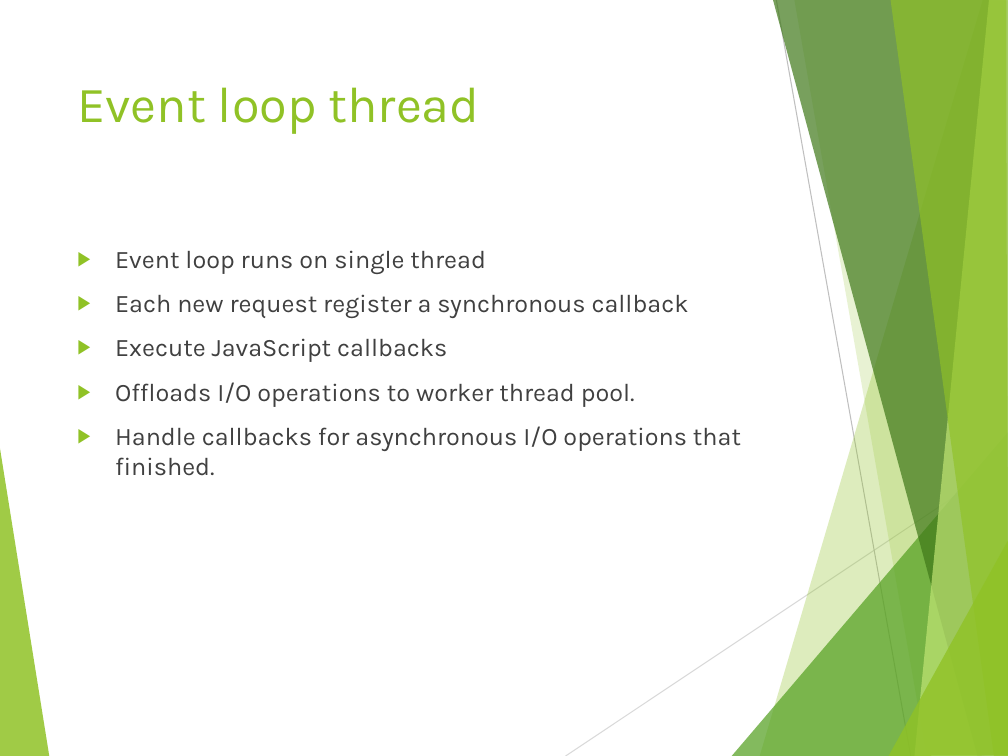
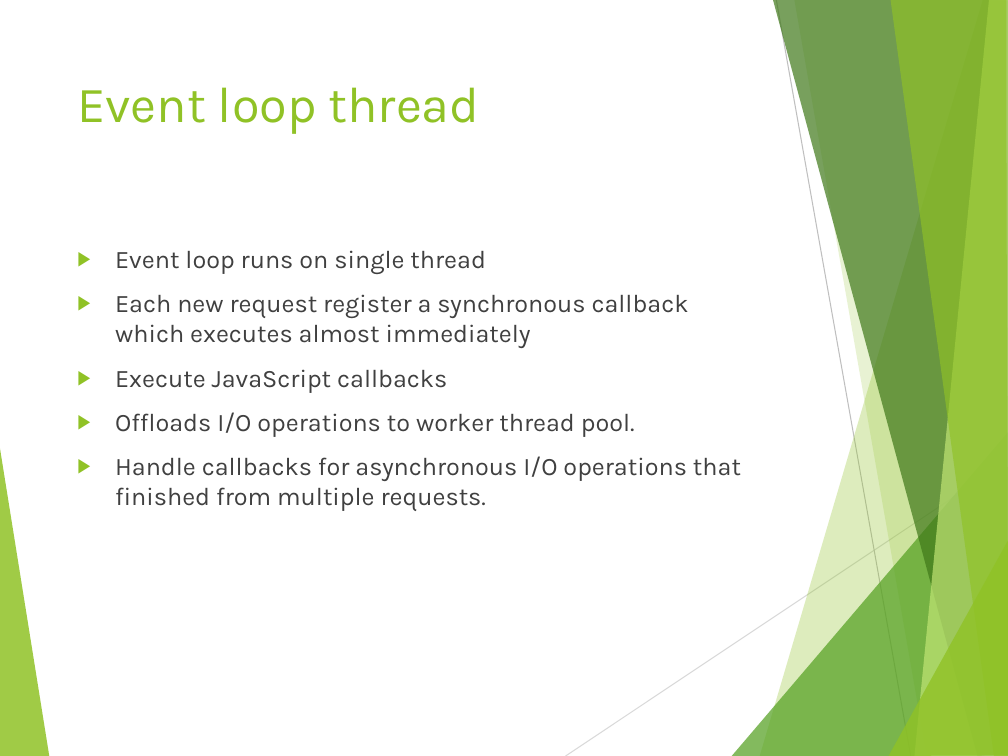
Before and after one commit to tamarstern/MyNodeJSCourse, a slide deck: slide 15 of day1/event_loop_deep_dive/event_loop_deep_dive.pptx (slide 13 before the commit). Drawn at 1008x756 pixels with LibreOffice and Linux fonts; fonts in the diff are those of the drawing. Boxes give left, top, right and bottom in pixels: in the first picture for what was removed or moved away, otherwise in the second. Text is boxed around its words. In the diff, an @@ line names an element or a change of style, - is before the commit and + after.

```diff
--- a/day1/event_loop_deep_dive/event_loop_deep_dive.pptx
+++ b/day1/event_loop_deep_dive/event_loop_deep_dive.pptx
@@ text at [115, 294, 689, 348]: text changed @@
-▶ Each new request register a synchronous callback
+▶ Each new request register a synchronous callback which executes almost immediately
@@ text at [115, 456, 741, 511]: text changed @@
-▶ Handle callbacks for asynchronous I/O operations that finished.
+▶ Handle callbacks for asynchronous I/O operations that finished from multiple requests.
```
Also in this commit, not shown: 5 other slides changed, 4 slides added, 3 other files.
